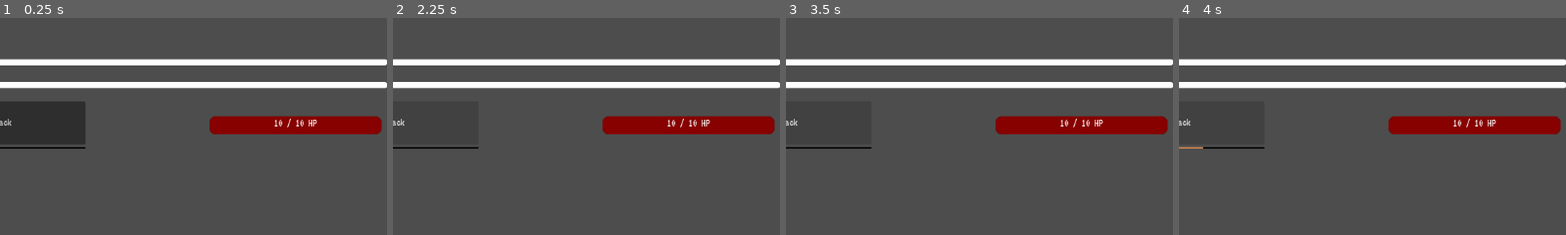
Above: before the commit, frames 1-4 (left to right).
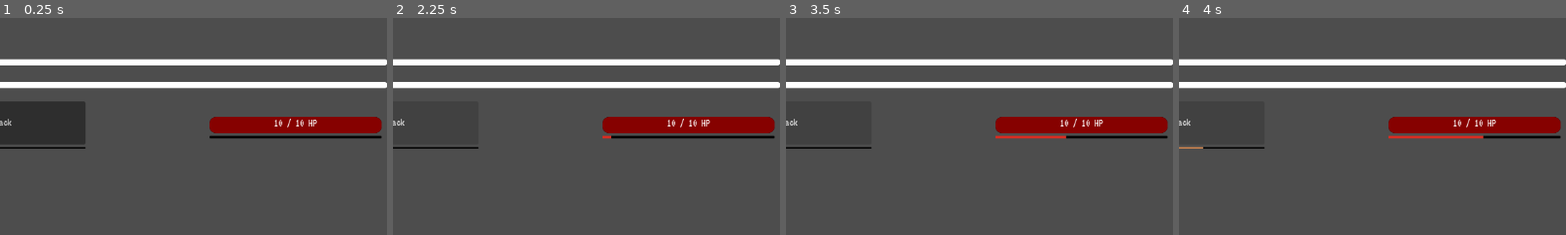
Above: after the commit, the same moments.

Repository: spalmer7/pmc_idler
Game: Godot game, scene res://scenes/game/game.tscn
Two runs of this game, one before a commit and one after it. Both use one fixed random seed, a clock stepped at 60 frames per second and the inputs below.
Inputs:
- Up to frame 1 (0.25 s): no input
- Up to frame 2 (2.25 s): click "Attack" at 0.5 s; click "Attack" at 1.25 s; click "Attack" at 2 s
- Up to frame 3 (3.5 s): tap Enter at 2.75 s
- Up to frame 4 (4 s): tap Space at 3.5 s
The pictures show only the part of the screen within x 50-100%, y 25-75%; the shares and areas given below are measured in that part.

The runs differ from the first frame. In frame 1, 1.0% of the frame differs, in the area x 54-99%, y 45-56%; in frame 2, 1.0%; in frame 3, 1.1%; in frame 4, 1.1%.

Commit message:
add death popup, add enemy attack timer
- Added a death popup with a respawn prompt
- Added a separate enemy attack timer (3.5 seconds to start), with an enemy attack progress bar

Diff:
--- a/scenes/combat/combat.gd
+++ b/scenes/combat/combat.gd
@@ -4,10 +4,11 @@
 @export var enemy_data: EnemyData
 @onready var xp_bar = $XPBar
 @onready var vitality_bar = $VitalityBar
-@onready var enemy_hp_bar = $EnemyHealthBar
+@onready var enemy_hp_bar = $EnemyContainer/EnemyHealthBar
 @onready var player_hp_bar = $PlayerHealthContainer/PlayerHealthBar
 @onready var hp_regen_timer = $HPRegenTimer
 @onready var auto_attack_timer = $PlayerAutoAttackTimer
+@onready var enemy_attack_timer = $EnemyAutoAttackTimer
 
 
 var current_player_health: int
@@ -34,6 +35,8 @@
 
 	# Setting up the auto attack timer
 	auto_attack_timer.timeout.connect(_on_auto_attack_tick)
+	# Enemy auto attack
+	enemy_attack_timer.timeout.connect(_on_enemy_auto_attack_tick)
 
 # CALCULATE HIT CHANCE AND DAMAGE #
 func get_hit_chance(accuracy: int, defense: int) -> float:
@@ -62,13 +65,21 @@
 		_perform_attack()
 		print("Performed auto attack")
 
+func _on_enemy_auto_attack_tick() -> void:
+	if auto_attack_enabled and current_player_health > 0 and enemy_health > 0:
+		print("Enemy attacking")
+		_enemy_attack()
+
+# Turns on auto attack cycle
 func toggle_auto_attack(enable: bool) -> void:
 	auto_attack_enabled = enable
 	if enable:
 		auto_attack_timer.start()
+		enemy_attack_timer.start()
 		print("Auto attack enabled and timer started")
 	else:
 		auto_attack_timer.stop()
+		enemy_attack_timer.stop()
 		print("Auto attack disabled and timer stopped")
 
 #  Pressing button initiates combat loop
@@ -109,9 +120,6 @@
 		xp_bar.update_bar()
 		_refresh_health_bars()
 
-		if enemy_health > 0:
-			_enemy_attack()
-
 		_update_stats()
 		_update_combat_logs()
 
@@ -137,9 +145,11 @@
 		current_player_health -= enemy_damage
 		current_player_health = max(current_player_health, 0)
 		_refresh_health_bars()
+		combat_logs.append("%s did %d damage" % [enemy_data.name, enemy_damage])
 		print("Damage done %d, current hp %d" % [enemy_damage, current_player_health])
-
-	combat_logs.append("%s did %d damage" % [enemy_data.name, enemy_damage])
+		_update_combat_logs()
+
+
 	if current_player_health < max_player_health and hp_regen_timer.is_stopped():
 		hp_regen_timer.start()
 
@@ -200,6 +210,15 @@
 	toggle_auto_attack(false)
 	combat_logs.append("You've died!")
 	_update_combat_logs()
+	get_tree().root.get_node("game").handle_player_death()
+
+# Respawns player with full HP
+func player_respawn() -> void:
+	_update_health_from_vitality()
+	_refresh_health_bars()
+	_respawn_enemy()
+	combat_logs.append("You have respawned.")
+	_update_combat_logs()
 
 # Logging levels
 func _on_level_up(skill_name: String, new_level: int) -> void:
--- a/scenes/combat/combat.tscn
+++ b/scenes/combat/combat.tscn
@@ -8,6 +8,7 @@
 [ext_resource type="Script" uid="uid://bi1ken64obsnk" path="res://scenes/combat/player_health_bar.gd" id="5_4voa6"]
 [ext_resource type="Script" uid="uid://b700sonptgjv2" path="res://scenes/combat/player_health_regen_bar.gd" id="7_ijgaf"]
 [ext_resource type="Script" uid="uid://bh7i5grp3fn3k" path="res://scenes/combat/auto_attack_progress.gd" id="8_uakg0"]
+[ext_resource type="Script" uid="uid://b0vgjo61tvmwc" path="res://scenes/combat/enemy_attack_progress.gd" id="9_8cw2p"]
 
 [sub_resource type="StyleBoxFlat" id="StyleBoxFlat_8cw2p"]
 bg_color = Color(1, 1, 1, 1)
@@ -25,20 +26,6 @@
 
 [sub_resource type="StyleBoxFlat" id="StyleBoxFlat_wko5l"]
 bg_color = Color(0, 0, 0, 1)
-
-[sub_resource type="StyleBoxFlat" id="StyleBoxFlat_4voa6"]
-bg_color = Color(0, 0, 0, 1)
-corner_radius_top_left = 10
-corner_radius_top_right = 10
-corner_radius_bottom_right = 10
-corner_radius_bottom_left = 10
-
-[sub_resource type="StyleBoxFlat" id="StyleBoxFlat_jgg25"]
-bg_color = Color(0.525518, 0.00594866, 0, 1)
-corner_radius_top_left = 10
-corner_radius_top_right = 10
-corner_radius_bottom_right = 10
-corner_radius_bottom_left = 10
 
 [sub_resource type="StyleBoxFlat" id="StyleBoxFlat_ltalu"]
 bg_color = Color(1, 1, 1, 1)
@@ -108,6 +95,30 @@
 corner_radius_top_right = 2
 corner_radius_bottom_right = 2
 corner_radius_bottom_left = 2
+
+[sub_resource type="StyleBoxFlat" id="StyleBoxFlat_4voa6"]
+bg_color = Color(0, 0, 0, 1)
+corner_radius_top_left = 10
+corner_radius_top_right = 10
+corner_radius_bottom_right = 10
+corner_radius_bottom_left = 10
+
+[sub_resource type="StyleBoxFlat" id="StyleBoxFlat_jgg25"]
+bg_color = Color(0.525518, 0.00594866, 0, 1)
+corner_radius_top_left = 10
+corner_radius_top_right = 10
+corner_radius_bottom_right = 10
+corner_radius_bottom_left = 10
+
+[sub_resource type="StyleBoxFlat" id="StyleBoxFlat_j3cqa"]
+bg_color = Color(0.0110876, 0.0110876, 0.0110876, 1)
+corner_radius_top_left = 2
+corner_radius_top_right = 2
+corner_radius_bottom_right = 2
+corner_radius_bottom_left = 2
+
+[sub_resource type="StyleBoxFlat" id="StyleBoxFlat_rgm65"]
+bg_color = Color(0.852598, 0.170934, 0.128839, 1)
 
 [node name="Combat" type="Control"]
 layout_mode = 3
@@ -171,39 +182,6 @@
 "
 autowrap_mode = 2
 
-[node name="EnemyHealthBar" type="ProgressBar" parent="."]
-custom_minimum_size = Vector2(256, 24)
-layout_mode = 1
-anchors_preset = 14
-anchor_top = 0.5
-anchor_right = 1.0
-anchor_bottom = 0.5
-offset_left = 888.0
-offset_top = -13.0
-offset_right = -8.0
-offset_bottom = 14.0
-grow_horizontal = 2
-grow_vertical = 2
-theme_override_styles/background = SubResource("StyleBoxFlat_4voa6")
-theme_override_styles/fill = SubResource("StyleBoxFlat_jgg25")
-value = 67.0
-show_percentage = false
-script = ExtResource("3_pqpfu")
-
-[node name="EnemyHealthLabel" type="Label" parent="EnemyHealthBar"]
-layout_mode = 1
-anchors_preset = 8
-anchor_left = 0.5
-anchor_top = 0.5
-anchor_right = 0.5
-anchor_bottom = 0.5
-offset_left = -20.0
-offset_top = -11.5
-offset_right = 20.0
-offset_bottom = 11.5
-grow_horizontal = 2
-grow_vertical = 2
-
 [node name="XPBar" type="ProgressBar" parent="."]
 layout_mode = 1
 anchors_preset = 14
@@ -315,6 +293,9 @@
 [node name="PlayerAutoAttackTimer" type="Timer" parent="."]
 wait_time = 3.0
 
+[node name="EnemyAutoAttackTimer" type="Timer" parent="."]
+wait_time = 3.5
+
 [node name="AttackButtonContainer" type="VBoxContainer" parent="."]
 layout_mode = 1
 anchors_preset = 8
@@ -345,3 +326,43 @@
 script = ExtResource("8_uakg0")
 attack_timer = NodePath("../../PlayerAutoAttackTimer")
 combat_script = NodePath("../..")
+
+[node name="EnemyContainer" type="VBoxContainer" parent="."]
+layout_mode = 0
+offset_left = 888.0
+offset_top = 312.0
+offset_right = 1144.0
+offset_bottom = 352.0
+
+[node name="EnemyHealthBar" type="ProgressBar" parent="EnemyContainer"]
+custom_minimum_size = Vector2(256, 24)
+layout_mode = 2
+theme_override_styles/background = SubResource("StyleBoxFlat_4voa6")
+theme_override_styles/fill = SubResource("StyleBoxFlat_jgg25")
+value = 67.0
+show_percentage = false
+script = ExtResource("3_pqpfu")
+
+[node name="EnemyHealthLabel" type="Label" parent="EnemyContainer/EnemyHealthBar"]
+layout_mode = 1
+anchors_preset = 8
+anchor_left = 0.5
+anchor_top = 0.5
+anchor_right = 0.5
+anchor_bottom = 0.5
+offset_left = -20.0
+offset_top = -11.5
+offset_right = 20.0
+offset_bottom = 11.5
+grow_horizontal = 2
+grow_vertical = 2
+
+[node name="EnemyAttackProgress" type="ProgressBar" parent="EnemyContainer" node_paths=PackedStringArray("enemy_attack_timer", "combat_script")]
+custom_minimum_size = Vector2(0, 4)
+layout_mode = 2
+theme_override_styles/background = SubResource("StyleBoxFlat_j3cqa")
+theme_override_styles/fill = SubResource("StyleBoxFlat_rgm65")
+show_percentage = false
+script = ExtResource("9_8cw2p")
+enemy_attack_timer = NodePath("../../EnemyAutoAttackTimer")
+combat_script = NodePath("../..")
--- /dev/null
+++ b/scenes/combat/enemy_attack_progress.gd
@@ -0,0 +1,24 @@
+extends ProgressBar
+
+@export var enemy_attack_timer: Timer
+@export var combat_script: Node
+
+var elapsed_time := 0.0
+
+func _ready() -> void:
+	if enemy_attack_timer:
+		max_value = enemy_attack_timer.wait_time
+		value = 0
+		enemy_attack_timer.timeout.connect(_on_attack_timeout)
+
+func _process(delta: float) -> void:
+	if !enemy_attack_timer or !combat_script or not enemy_attack_timer.is_stopped():
+		elapsed_time += delta
+		value = clamp(elapsed_time, 0.0, max_value)
+	else:
+		value = 0
+		elapsed_time = 0
+
+func _on_attack_timeout() -> void:
+	elapsed_time = 0.0
+	value = 0
--- /dev/null
+++ b/scenes/game/game.gd
@@ -0,0 +1,16 @@
+extends Node
+
+@onready var death_popup = $DeathPopup
+@onready var combat = $Combat
+
+func _ready() -> void:
+	death_popup.player_respawned.connect(respawn_player)
+
+func handle_player_death() -> void:
+	death_popup.show()
+	get_tree().paused = true
+
+func respawn_player() -> void:
+	get_tree().paused = false
+	death_popup.hide()
+	combat.player_respawn()
--- a/scenes/game/game.tscn
+++ b/scenes/game/game.tscn
@@ -1,7 +1,15 @@
-[gd_scene load_steps=2 format=3 uid="uid://b3eiu68k0ysbf"]
+[gd_scene load_steps=4 format=3 uid="uid://b3eiu68k0ysbf"]
 
+[ext_resource type="Script" uid="uid://sipty88mrl5u" path="res://scenes/game/game.gd" id="1_0sr1o"]
 [ext_resource type="PackedScene" uid="uid://ddehe8606pv7p" path="res://scenes/combat/combat.tscn" id="1_sul5r"]
+[ext_resource type="PackedScene" uid="uid://d24isetd0pku8" path="res://scenes/player_death/death_popup.tscn" id="2_7h61r"]
 
 [node name="game" type="Node"]
+script = ExtResource("1_0sr1o")
 
 [node name="Combat" parent="." instance=ExtResource("1_sul5r")]
+offset_top = 0.0
+offset_bottom = 0.0
+
+[node name="DeathPopup" parent="." instance=ExtResource("2_7h61r")]
+visible = false
--- /dev/null
+++ b/scenes/player_death/death_popup.gd
@@ -0,0 +1,11 @@
+extends PopupPanel
+
+signal player_respawned
+
+func _ready() -> void:
+	$DeathContainer/RespawnButton.pressed.connect(_on_respawn_pressed)
+	print("Button Connected test")
+
+func _on_respawn_pressed() -> void:
+	print("button pressed test")
+	emit_signal("player_respawned")
--- /dev/null
+++ b/scenes/player_death/death_popup.tscn
@@ -0,0 +1,43 @@
+[gd_scene load_steps=2 format=3 uid="uid://d24isetd0pku8"]
+
+[ext_resource type="Script" uid="uid://dq5d5lk3uyceu" path="res://scenes/player_death/death_popup.gd" id="1_ey5m3"]
+
+[node name="DeathPopup" type="PopupPanel"]
+process_mode = 3
+auto_translate_mode = 1
+mode = 4
+initial_position = 1
+size = Vector2i(512, 512)
+visible = true
+script = ExtResource("1_ey5m3")
+
+[node name="DeathContainer" type="VBoxContainer" parent="."]
+anchors_preset = 8
+anchor_left = 0.5
+anchor_top = 0.5
+anchor_right = 0.5
+anchor_bottom = 0.5
+offset_left = 4.0
+offset_top = 4.0
+offset_right = 508.0
+offset_bottom = 508.0
+grow_horizontal = 2
+grow_vertical = 2
+size_flags_horizontal = 4
+size_flags_vertical = 4
+
+[node name="Label" type="Label" parent="DeathContainer"]
+layout_mode = 2
+size_flags_horizontal = 4
+size_flags_vertical = 6
+text = "You've Died!"
+horizontal_alignment = 1
+vertical_alignment = 1
+
+[node name="RespawnButton" type="Button" parent="DeathContainer"]
+custom_minimum_size = Vector2(128, 64)
+layout_mode = 2
+size_flags_horizontal = 4
+size_flags_vertical = 6
+text = "Respawn
+"
Not shown: 1 places in scenes/combat/combat.tscn that only renumber resources
Not shown, added: scenes/combat/enemy_attack_progress.gd.uid
Not shown, added: scenes/game/game.gd.uid
Not shown, added: scenes/player_death/death_popup.gd.uid
